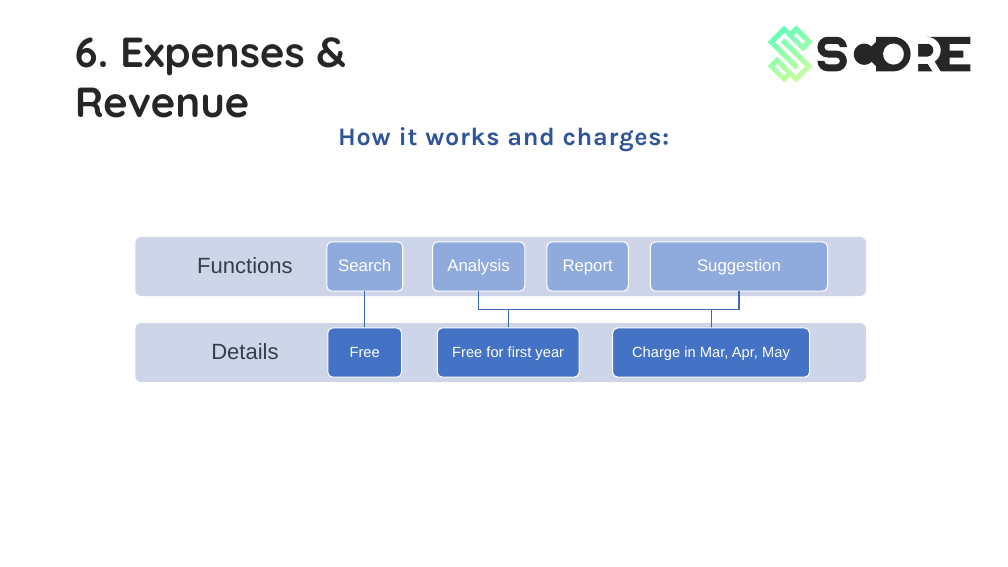
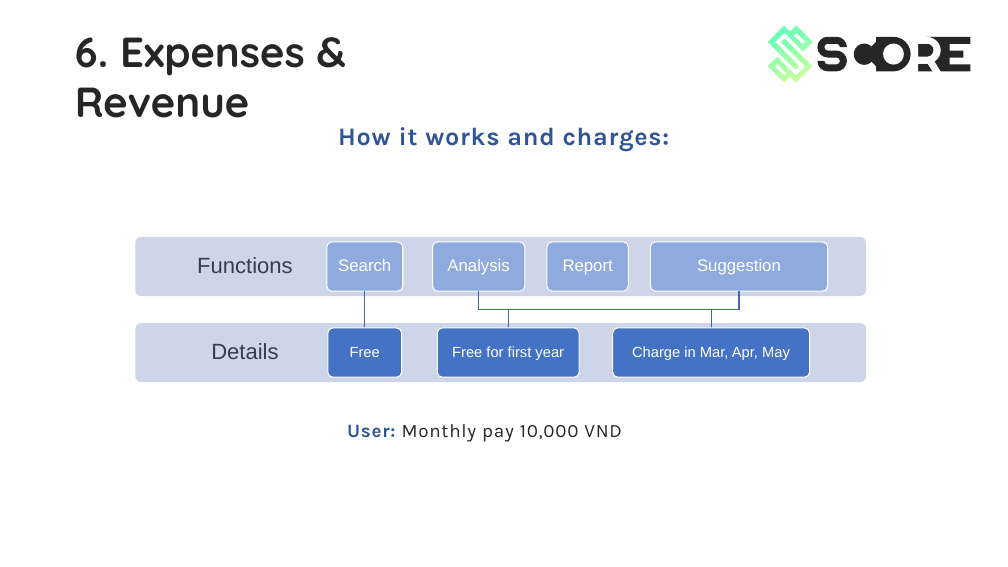
Before and after one commit to KevinNitroG/Score-Project-Powerpoint-temp, a slide deck: slide 29 of powerpoint_files/Main 3.pptx. Drawn at 1008x567 pixels with LibreOffice and Linux fonts; fonts in the diff are those of the drawing. Boxes give left, top, right and bottom in pixels: in the first picture for what was removed or moved away, otherwise in the second. Text is boxed around its words. In the diff, an @@ line names an element or a change of style, - is before the commit and + after.

```diff
--- a/powerpoint_files/Main 3.pptx
+++ b/powerpoint_files/Main 3.pptx
@@ text added at (x1=347, y1=424, x2=621, y2=442), 18 pt, text #262626 @@
+User: Monthly pay 10,000 VND
```
